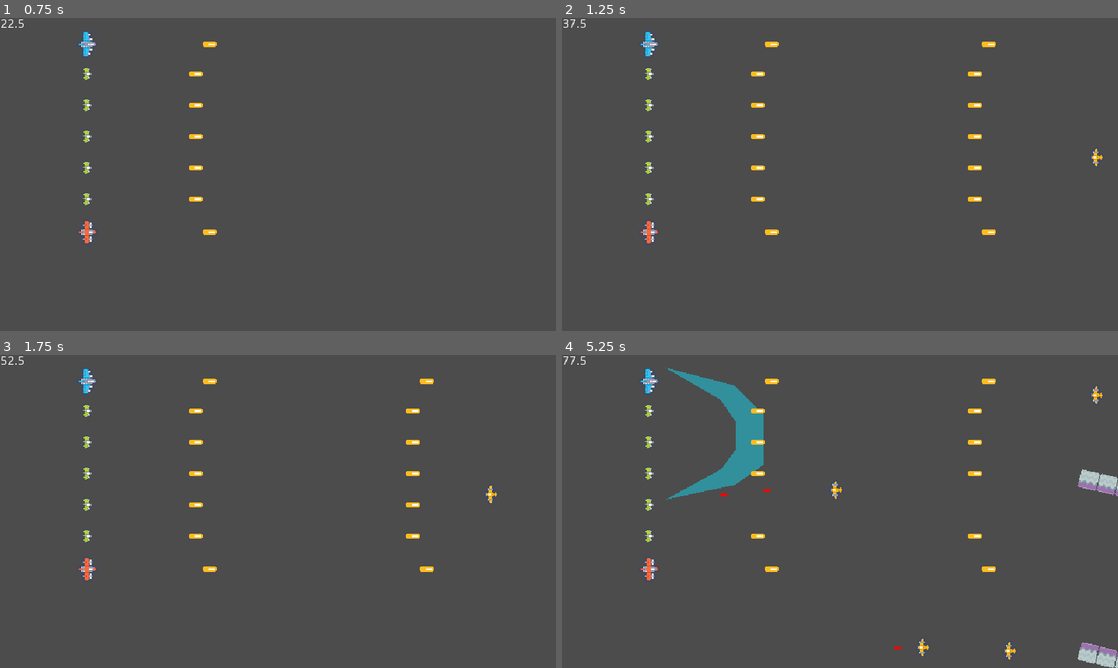
Above: before the commit, frames 1-4 (two rows, left to right).
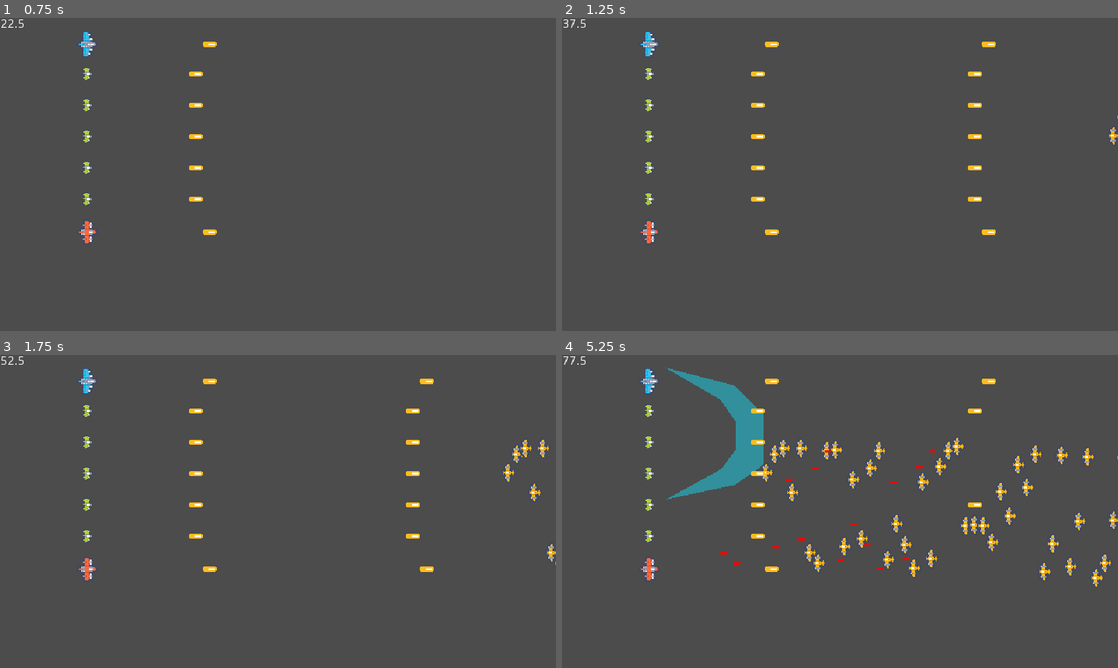
Above: after the commit, the same moments.

Repository: Extor3D/DestinysClan
Game: Godot game, scene res://TestScene.tscn
Two runs of this game, one before a commit and one after it. Both use one fixed random seed, a clock stepped at 60 frames per second and the inputs below.
Inputs:
- Up to frame 1 (0.75 s): hold Space (activate_formation) from 0.53 s (still down)
- Up to frame 2 (1.25 s): keep holding Space (activate_formation)
- Up to frame 3 (1.75 s): release Space (activate_formation) at 1.28 s; tap Space (activate_formation) at 1.35 s
- Up to frame 4 (5.25 s): hold Space (activate_formation) 2.03-2.78 s; tap Space (activate_formation) at 2.85, 4.35 s; hold Space (activate_formation) 3.53-4.28 s; hold Space (activate_formation) from 5.03 s (still down)

Frame 1 is identical in both runs. In frame 2, less than 0.1% of the frame differs, in the area x 95-100%, y 31-48%; in frame 3, 0.3%; in frame 4, 3.3%, in the area x 28-100%, y 10-100%.

Commit message:
Subo mejoras a los elementos para editar niveles

Diff:
--- a/SpaceshipHarem/LevelComponents/EnemyTimer.tscn
+++ b/SpaceshipHarem/LevelComponents/EnemyTimer.tscn
@@ -4,10 +4,19 @@
 [ext_resource path="res://Enemies/Enemy.tscn" type="PackedScene" id=2]
 
 [node name="EnemyTimer" type="Timer"]
+wait_time = 0.1
 autostart = true
 script = ExtResource( 1 )
 enemy = ExtResource( 2 )
 
 [node name="CleanWhenOut" type="Node2D" parent="."]
 
+[node name="EndTime" type="Timer" parent="."]
+one_shot = true
+
+[node name="StartTime" type="Timer" parent="."]
+one_shot = true
+
 [connection signal="timeout" from="." to="." method="_on_EnemyTimer_timeout"]
+[connection signal="timeout" from="EndTime" to="." method="_on_EndTime_timeout"]
+[connection signal="timeout" from="StartTime" to="." method="_on_StartTime_timeout"]
--- a/SpaceshipHarem/LevelComponents/Scripts/EnemyTimer.gd
+++ b/SpaceshipHarem/LevelComponents/Scripts/EnemyTimer.gd
@@ -1,17 +1,37 @@
 extends Timer
 
 export (PackedScene) var enemy
+export (int) var y_center = 180
+export (int) var height = 80
+export (float) var start_time = 0
+export (float) var duration = 5
+var rng = RandomNumberGenerator.new()
+
+func _ready():
+	rng.randomize()
+	$StartTime.start(start_time)
+	set_paused(true)
 
 func _on_EnemyTimer_timeout():
-	#Create a new enemy in a random Y position
-	var e = enemy.instance()
-	e.global_position = Vector2(640, 10 + randi()%460)
-	$CleanWhenOut.add_child(e)
+	#Create a new enemy in the specified range
+	if enemy != null:
+		var e = enemy.instance()
+		e.global_position = Vector2(get_viewport().size.x + 10, rng.randi_range(y_center - height, y_center + height))
+		$CleanWhenOut.add_child(e)
 
 func _process(delta):
 	#Loop all the nodes in CleanWhenOut
 	for c in $CleanWhenOut.get_children():
-		if c is Node2D:
-			if c.global_position.x < -50:
-				#Remove the node if it leaves the screen from the left
-				c.queue_free()
+		if c is Node2D and c.global_position.x < -50:
+			#Remove the node if it leaves the screen from the left
+			c.queue_free()
+
+func _on_EndTime_timeout():
+	#Stops the spawner when duration timeouts
+	set_paused(true)
+
+func _on_StartTime_timeout():
+	#Starts the spawner when the start timer timeouts
+	set_paused(false)
+	if duration > 0:
+		$EndTime.start(duration)
--- a/SpaceshipHarem/LevelComponents/Scripts/ObstacleTimer.gd
+++ b/SpaceshipHarem/LevelComponents/Scripts/ObstacleTimer.gd
@@ -2,6 +2,9 @@
 
 
 var obstacle_scene = preload("res://Scenery/Column.tscn")
+
+export (float) var start_time = 0
+export (float) var duration = 5
 
 #Space (in pixels) between walls of the tunnel
 var tunnel_size = 200
@@ -12,6 +15,8 @@
 
 func _ready():
 	rng.randomize()
+	$StartTime.start(start_time)
+	set_paused(true)
 
 func spawn_tunnel():
 	var rot = 0
@@ -49,3 +54,15 @@
 			if c.global_position.x < -50:
 				#Remove the node if it leaves the screen from the left
 				c.queue_free()
+
+
+func _on_StartTime_timeout():
+	#Starts the spawner when the start timer timeouts
+	set_paused(false)
+	if duration > 0:
+		$Duration.start(duration)
+
+
+func _on_Duration_timeout():
+	#Stops the spawner when duration timeouts
+	set_paused(true)
--- a/SpaceshipHarem/LevelComponents/Tunnel.tscn
+++ b/SpaceshipHarem/LevelComponents/Tunnel.tscn
@@ -6,7 +6,16 @@
 wait_time = 2.2
 autostart = true
 script = ExtResource( 1 )
+duration = 10.0
 
 [node name="CleanWhenOut" type="Node2D" parent="."]
 
+[node name="StartTime" type="Timer" parent="."]
+one_shot = true
+
+[node name="Duration" type="Timer" parent="."]
+one_shot = true
+
 [connection signal="timeout" from="." to="." method="spawn_tunnel"]
+[connection signal="timeout" from="StartTime" to="." method="_on_StartTime_timeout"]
+[connection signal="timeout" from="Duration" to="." method="_on_Duration_timeout"]
